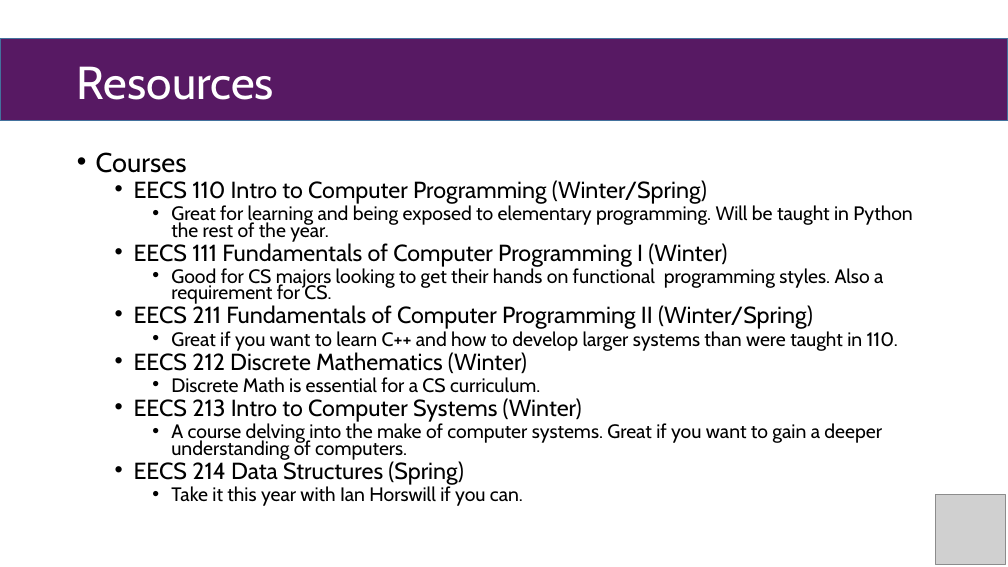
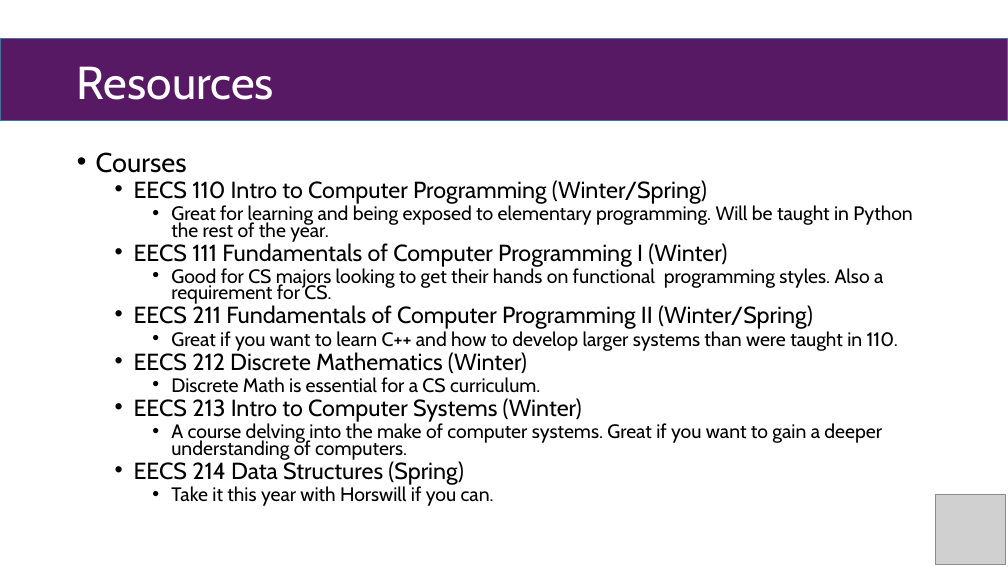
Before and after one commit to NURobotics/software-workshops, a slide deck: slide 24 of python-programming-basics/PythonProgrammingWorkshop.pptx. Drawn at 1008x567 pixels with LibreOffice and Linux fonts; fonts in the diff are those of the drawing; grey boxes stand for pictures. Boxes give left, top, right and bottom in pixels: in the first picture for what was removed or moved away, otherwise in the second. Text is boxed around its words. In the diff, an @@ line names an element or a change of style, - is before the commit and + after.

```diff
--- a/python-programming-basics/PythonProgrammingWorkshop.pptx
+++ b/python-programming-basics/PythonProgrammingWorkshop.pptx
@@ text at (x1=171, y1=486, x2=494, y2=506): text changed @@
-    • Take it this year with Ian Horswill if you can.
+    • Take it this year with Horswill if you can.
```
Also in this commit, not shown: 4 other slides changed, 1 other file.
